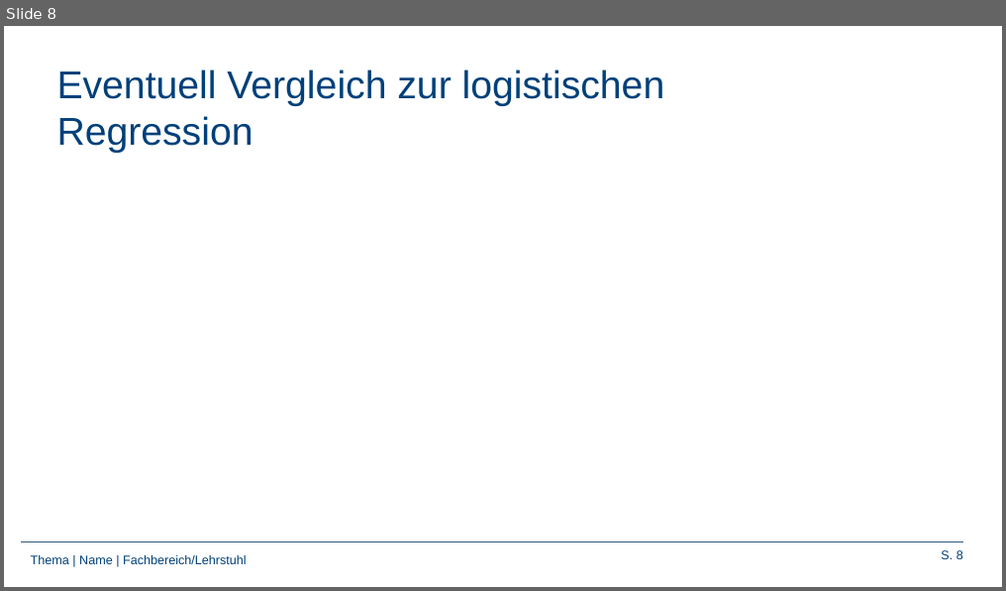
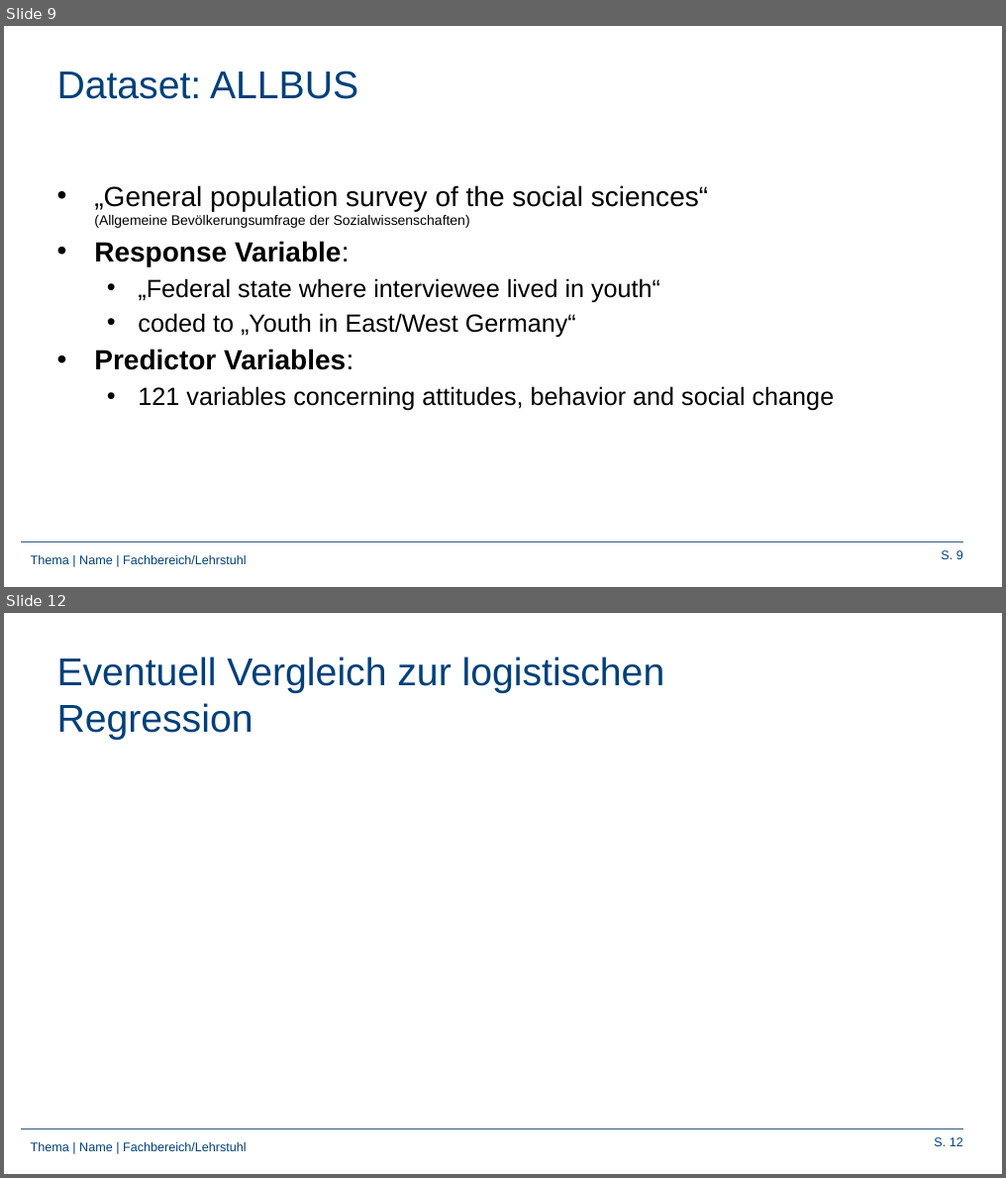
Before and after one commit to Frandersch/Statistical-Machine-Learning, a slide deck: Präsentation/Support Vector Machines.pptx. Shown one above the other, each under a label of ours: slide 8 before the commit, slides 9 and 12 after it; the slides between them are not shown. The pictures are 1006x591 and 1006x1178 pixels, drawn with LibreOffice and Linux fonts; fonts in the diff are those of the drawing; background and template pictures are left out. Boxes give left, top, right and bottom in pixels: in the first picture for what was removed or moved away, otherwise in the second. Text is boxed around its words. In the diff, an @@ line names an element or a change of style, - is before the commit and + after.

```diff
--- a/Präsentation/Support Vector Machines.pptx
+++ b/Präsentation/Support Vector Machines.pptx
@@ slide 9 added at (4, 26, 1002, 587), background #FFFFFF; not listed: 3 template elements that a slide beside it also shows @@
@@ title added at (57, 71, 358, 99), 28 pt, text #00407A @@
+Dataset: ALLBUS
@@ text added at (94, 185, 835, 411), 18 pt, text #000000 @@
+• „General population survey of the social sciences“ (Allgemeine Bevölkerungsumfrage der Sozialwissenschaften)
+• Response Variable:
+  • „Federal state where interviewee lived in youth“
+  • coded to „Youth in East/West Germany“
+• Predictor Variables:
+  • 121 variables concerning attitudes, behavior and social change
@@ what was slide 8 is now slide 12 @@
@@ page number at (934, 1138, 963, 1147): text changed @@
-S. 8
+S. 12
```
Also in this commit, not shown: 2 slides changed, 8 other slides added, 5 slides removed.
